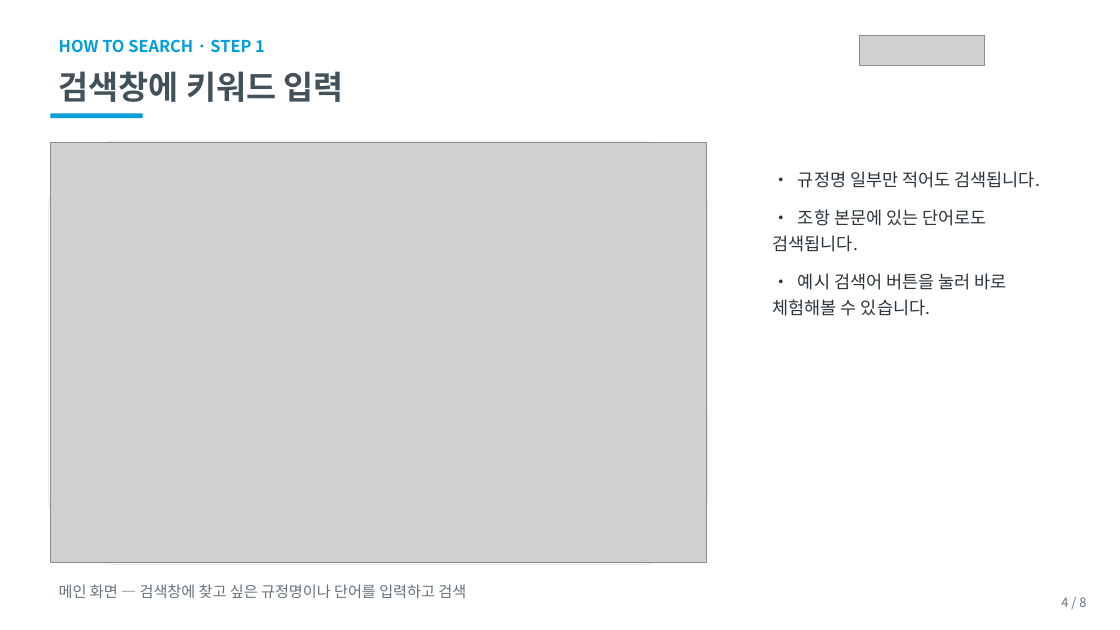
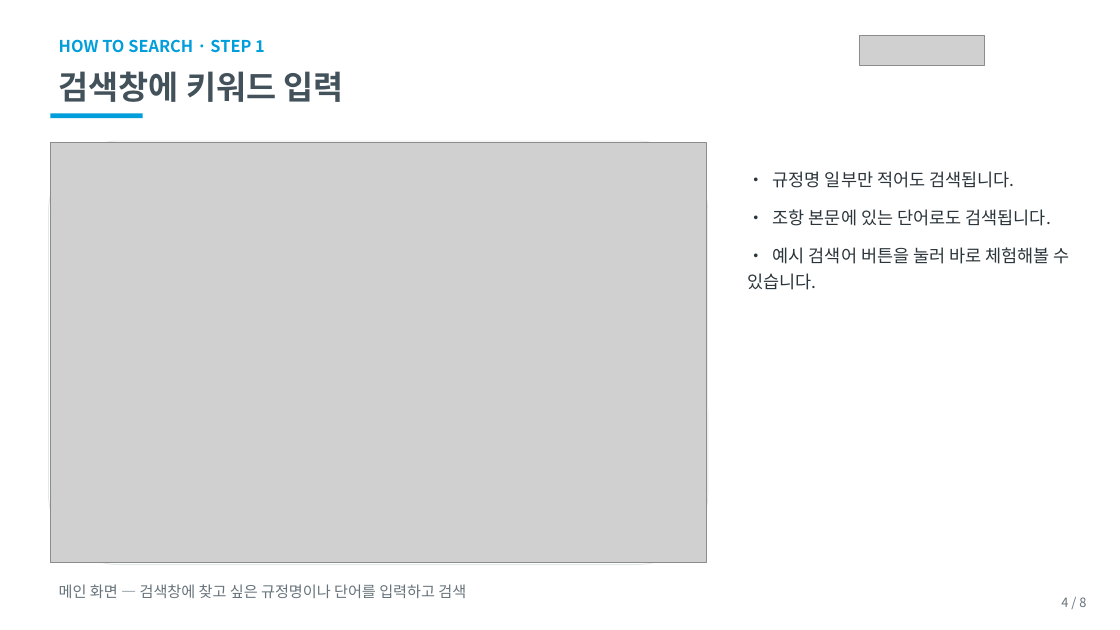
Before and after one commit to sjdisj1895-svg/Academic_Regulations_AIProject, a slide deck: slide 4 of 경상국립대학교_규정통합검색_사용자안내.pptx. Drawn at 1120x630 pixels with LibreOffice and Linux fonts; fonts in the diff are those of the drawing; grey boxes stand for pictures. Boxes give left, top, right and bottom in pixels: in the first picture for what was removed or moved away, otherwise in the second. Text is boxed around its words. In the diff, an @@ line names an element or a change of style, - is before the commit and + after.

```diff
--- a/경상국립대학교_규정통합검색_사용자안내.pptx
+++ b/경상국립대학교_규정통합검색_사용자안내.pptx
@@ text "• 규정명 일부만 적어도 검색됩니다." rewrapped from (773, 171, 1040, 316) to (747, 171, 1070, 290) @@
```
Also in this commit, not shown: 3 other slides changed, 4 other files.
